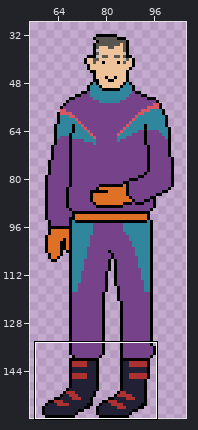
File history of a pixel-art file, Assets/Sprites/Aseprite files/dad idle ski.aseprite. Above: a wide view before the commit, with the close-up outlined.
Close-up. Old version:
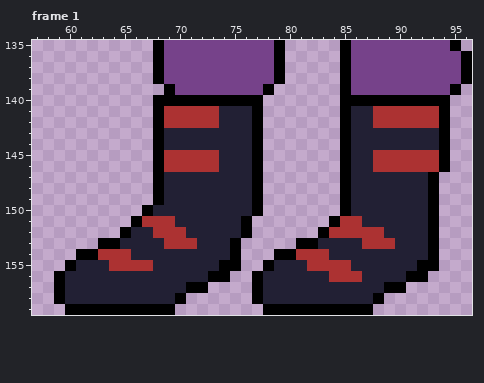
160x160 pixels, 2 frames. Shown: frame 1: x 57..96, y 135..159. The wide view leaves out empty margins.
And afterwards:
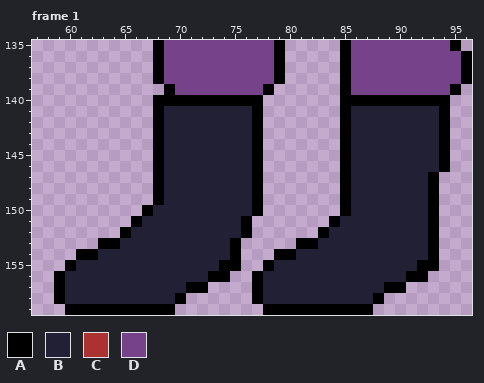
Palette (. is transparent): A #000000  B #222034  C #ac3232  D #76428a
Change:
{"where": "frame 1, layer \"dadbod\""}
{"frame":1,"y":141,"x":69,"old":"CCCCC","new":"BBBBB"}
{"frame":1,"y":141,"x":88,"old":"CCCCCC","new":"BBBBBB"}
{"frame":1,"y":142,"x":69,"old":"CCCCC","new":"BBBBB"}
{"frame":1,"y":142,"x":88,"old":"CCCCCC","new":"BBBBBB"}
{"frame":1,"y":145,"x":69,"old":"CCCCC","new":"BBBBB"}
{"frame":1,"y":145,"x":88,"old":"CCCCCC","new":"BBBBBB"}
{"frame":1,"y":146,"x":69,"old":"CCCCC","new":"BBBBB"}
{"frame":1,"y":146,"x":88,"old":"CCCCCC","new":"BBBBBB"}
{"frame":1,"y":151,"x":67,"old":"CCC","new":"BBB"}
{"frame":1,"y":151,"x":85,"old":"CC","new":"BB"}
{"frame":1,"y":152,"x":68,"old":"CCC","new":"BBB"}
{"frame":1,"y":152,"x":84,"old":"CCCCC","new":"BBBBB"}
{"frame":1,"y":153,"x":69,"old":"CCC","new":"BBB"}
{"frame":1,"y":153,"x":87,"old":"CCC","new":"BBB"}
{"frame":1,"y":154,"x":63,"old":"CCC","new":"BBB"}
{"frame":1,"y":154,"x":81,"old":"CCC","new":"BBB"}
{"frame":1,"y":155,"x":64,"old":"CCCC","new":"BBBB"}
{"frame":1,"y":155,"x":82,"old":"CCCC","new":"BBBB"}
{"frame":1,"y":156,"x":84,"old":"CCC","new":"BBB"}
{"label":"changed","picture_box":[164,106,219,172]}
{"label":"changed","picture_box":[373,106,439,172]}
{"label":"changed","picture_box":[98,216,197,271]}
{"label":"changed","picture_box":[296,216,395,282]}
